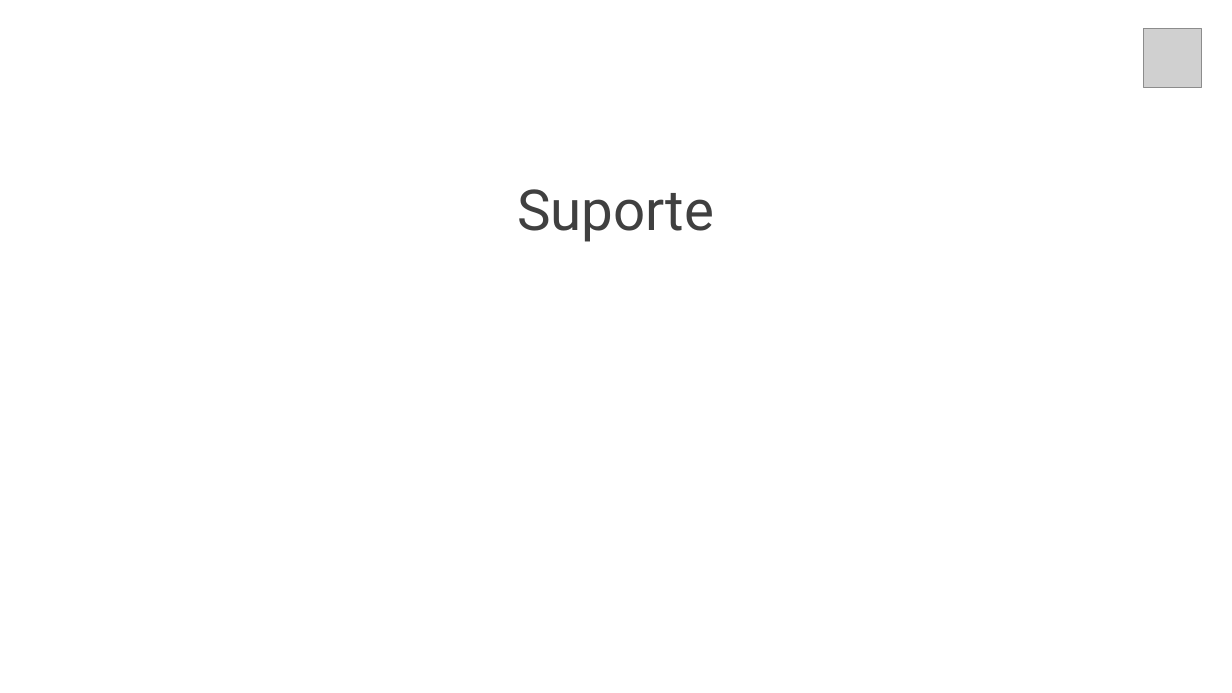
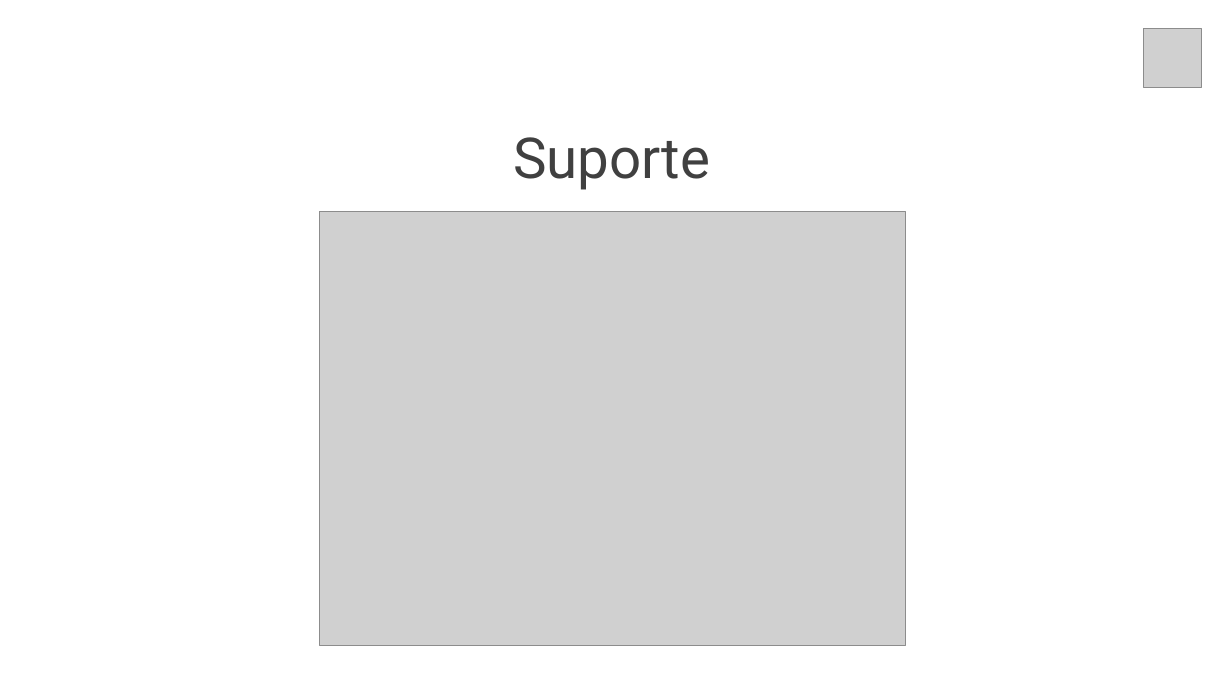
Before and after one commit to gui-ss/projeto-bandtec, a slide deck: slide 26 of documentacao/chameleon.pptx (slide 25 before the commit). Drawn at 1232x693 pixels with LibreOffice and Linux fonts; fonts in the diff are those of the drawing; grey boxes stand for pictures. Boxes give left, top, right and bottom in pixels: in the first picture for what was removed or moved away, otherwise in the second. Text is boxed around its words. In the diff, an @@ line names an element or a change of style, - is before the commit and + after.

```diff
--- a/documentacao/chameleon.pptx
+++ b/documentacao/chameleon.pptx
@@ text "Suporte": place and size @@
-text "Suporte" at (517,189,714,242)
+text "Suporte" at (513,137,710,190)
@@ picture added at (320,212,906,645) @@
```
Also in this commit, not shown: 12 other slides changed, 5 slides added, 1 slide removed, 5 other files.
